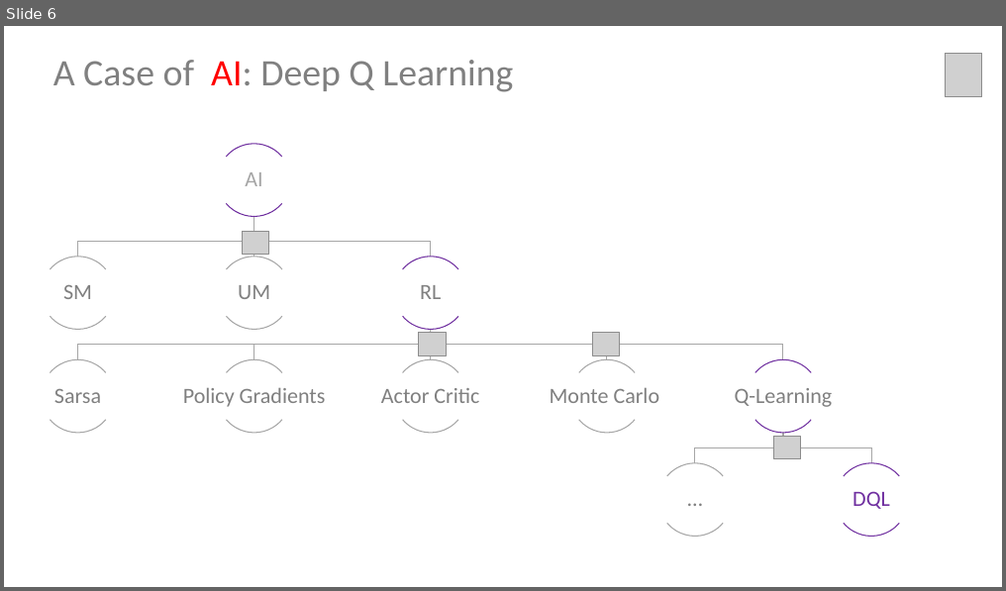
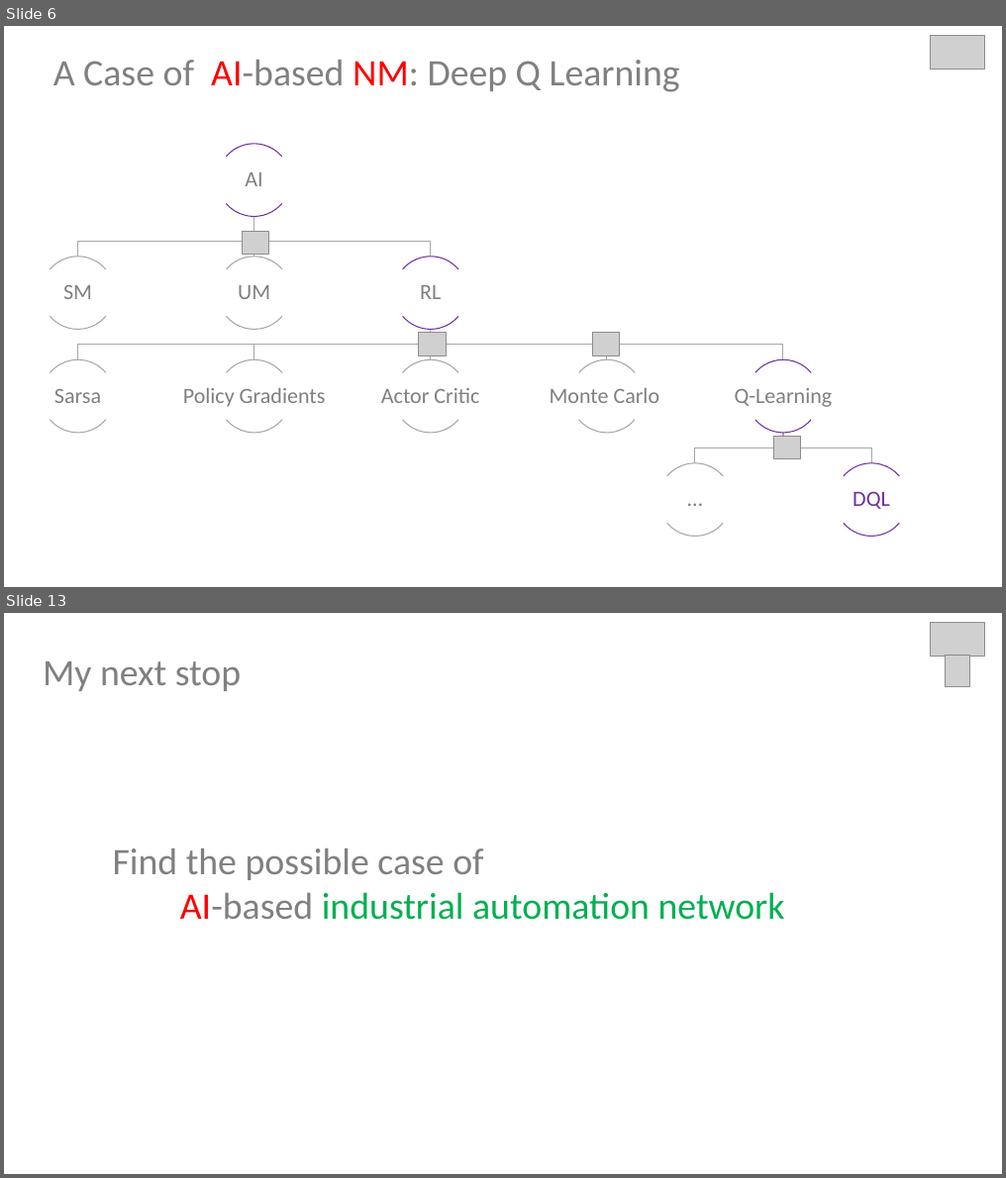
Before and after one commit to sunmapleleaf/AINM, a slide deck: reference/PPT/Initial Survey.pptx. Shown one above the other, each under a label of ours: slide 6 before the commit, slides 6 and 13 after it; the slides between them are not shown. The pictures are 1006x591 and 1006x1178 pixels, drawn with LibreOffice and Linux fonts; fonts in the diff are those of the drawing; grey boxes stand for pictures. Boxes give left, top, right and bottom in pixels: in the first picture for what was removed or moved away, otherwise in the second. Text is boxed around its words. In the diff, an @@ line names an element or a change of style, - is before the commit and + after.

```diff
--- a/reference/PPT/Initial Survey.pptx
+++ b/reference/PPT/Initial Survey.pptx
@@ slide 13 added at [4,613,1002,1174], background #FFFFFF @@
@@ picture added at [931,623,985,656] @@
@@ text added at [43,662,241,691], 36 pt, text #808080 @@
+My next stop
@@ picture added at [945,655,969,687] @@
@@ text added at [113,849,785,920], 36 pt, text #808080 @@
+Find the possible case of
+AI-based industrial automation network
@@ slide 6 changed as well @@
@@ picture added at [931,36,985,69] @@
@@ picture removed at [945,53,982,97] @@
@@ text at [54,60,680,92]: text changed @@
-A Case of AI: Deep Q Learning
+A Case of AI-based NM: Deep Q Learning
@@ text "AI" at [245,173,262,186]: text colour #A6A6A6 to #808080 @@
```
Also in this commit, not shown: 8 other slides changed, 4 other slides added, 3 slides removed, 3 other files.
